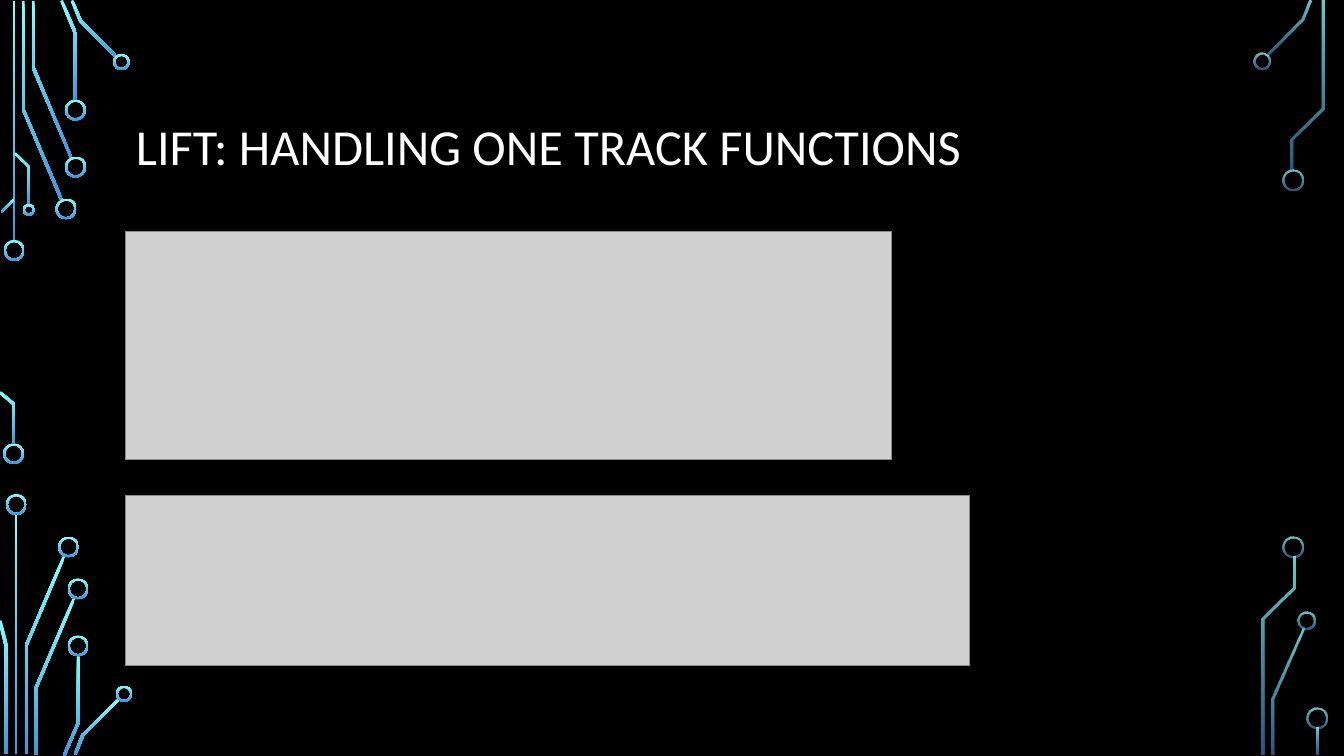
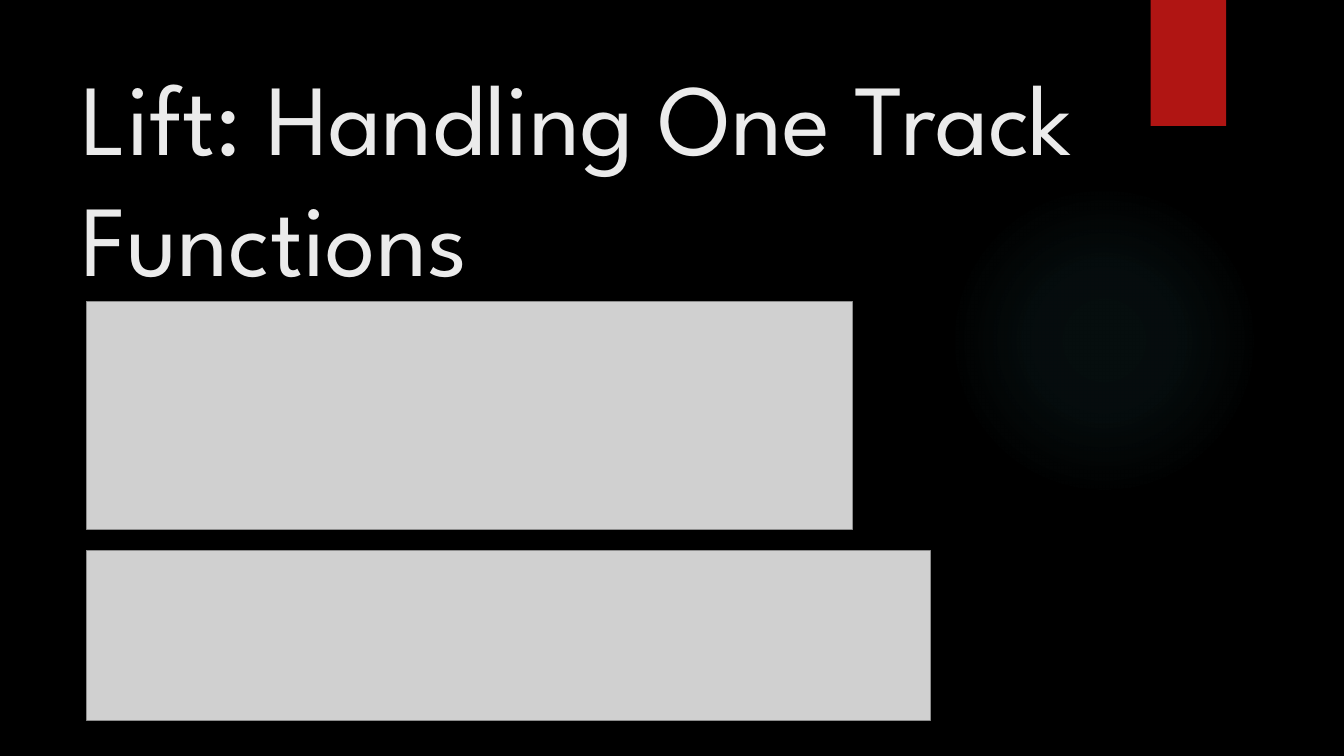
Before and after one commit to daleardi/roptalk, a slide deck: slide 27 of Monadic Error Handling Final.pptx. Drawn at 1344x756 pixels with LibreOffice and Linux fonts; fonts in the diff are those of the drawing; grey boxes stand for pictures; background and template pictures are left out. Boxes give left, top, right and bottom in pixels: in the first picture for what was removed or moved away, otherwise in the second. Text is boxed around its words. In the diff, an @@ line names an element or a change of style, - is before the commit and + after.

Commit message:
changed font size

```diff
--- a/Monadic Error Handling Final.pptx
+++ b/Monadic Error Handling Final.pptx
@@ rectangle added at bbox=[1150, 0, 1226, 126], fill #B01513 @@
@@ title "Lift: Handling One Track Functions" at bbox=[81, 84, 1072, 306]: vertical alignment middle to top @@
@@ title at bbox=[81, 84, 1072, 306]: text changed; size 36 to 72 pt; font Calibri to League Spartan; text colour #FFFFFF to #EBEBEB @@
-LIFT: HANDLING ONE TRACK FUNCTIONS
+Lift: Handling One Track Functions
@@ ellipse added at bbox=[949, 185, 1259, 495], fill gradient #50B9C1 @@
@@ picture: place and size @@
-picture at bbox=[126, 231, 891, 459]
+picture at bbox=[87, 301, 852, 529]
@@ picture: place and size @@
-picture at bbox=[126, 496, 970, 666]
+picture at bbox=[87, 551, 931, 721]
@@ group removed at bbox=[0, 0, 1328, 756]: 33 freeform shapes, 3 rectangles @@
```
Also in this commit, not shown: 40 other slides changed.
